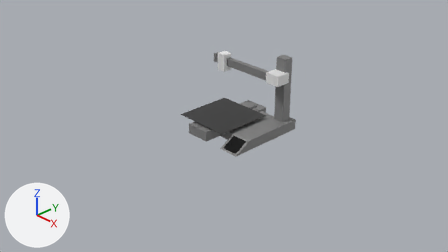
A saved change to the Blender file 3dModels/Printers/printerPrototype.blend.
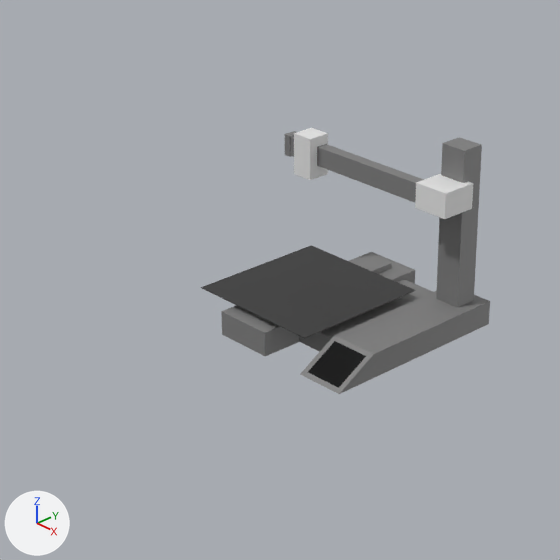
Old and new are each drawn from the file's camera 'Camera' and again close up on the part from 23% to 72% of the width and 0% to 88% of the height. The axes (+X, +Y, +Z) are drawn at lower left. The lights are the same throughout. The last two pictures show the newer version.

Before the edit, the objects in view are built like this:
```python
me_cube = bpy.data.meshes.new('Cube')
me_cube.from_pydata(...)  # 60 vertices, 58 faces; spans x -1.0..4.2, y -0.6..0.9, z -1.0..17.1
# faces by material slot: [57, 1]
me_cube.materials.append(mat_material)  # grey #7e7e7e
me_cube.materials.append(mat_lcd)  # black #000000
me_cube_001 = bpy.data.meshes.new('Cube.001')
me_cube_001.from_pydata(...)  # a box spanning x -2.7..2.66, y -0.62..0.61, z 2.03..2.11
me_cube_001.materials.append(mat_printing_bed)  # dark grey #353535
me_cube_002 = bpy.data.meshes.new('Cube.002')
me_cube_002.from_pydata(...)  # 28 vertices, 26 faces; spans x -3.09..4.0, y 0.47..0.74, z 11.53..14.01
# faces by material slot: [13, 13]
me_cube_002.materials.append(mat_material)  # grey #7e7e7e
me_cube_002.materials.append(mat_print_head)  # white #e7e7e7
me_cube_003 = bpy.data.meshes.new('Cube.003')
me_cube_003.from_pydata(...)  # 16 vertices, 14 faces; spans x -1.74..-1.0, y 0.46..0.64, z 10.29..14.74
me_cube_003.materials.append(mat_print_head)  # white #e7e7e7
ob_printerbed = bpy.data.objects.new('PrinterBed', me_cube_001)
ob_printerbed.location = (0.0, 0.0, 0.0)
ob_printerbed.scale = (0.203, 0.885, 0.0748)
ob_printerbody = bpy.data.objects.new('PrinterBody', me_cube)
ob_printerbody.location = (0.0, 0.0, 0.0)
ob_printerbody.scale = (0.229, 1.0, 0.0748)
ob_printerhothead = bpy.data.objects.new('PrinterHotHead', me_cube_003)
ob_printerhothead.location = (-0.137, -0.107, 0.0)
ob_printerhothead.scale = (0.229, 1.0, 0.0748)
ob_printerxaxys = bpy.data.objects.new('PrinterXAxys', me_cube_002)
ob_printerxaxys.location = (0.0, -0.07, 0.0)
ob_printerxaxys.scale = (0.229, 1.0, 0.0748)
```
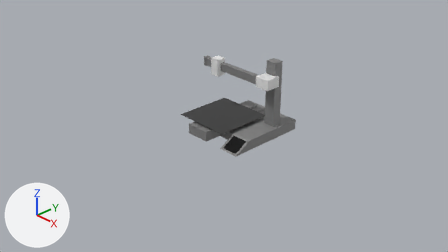
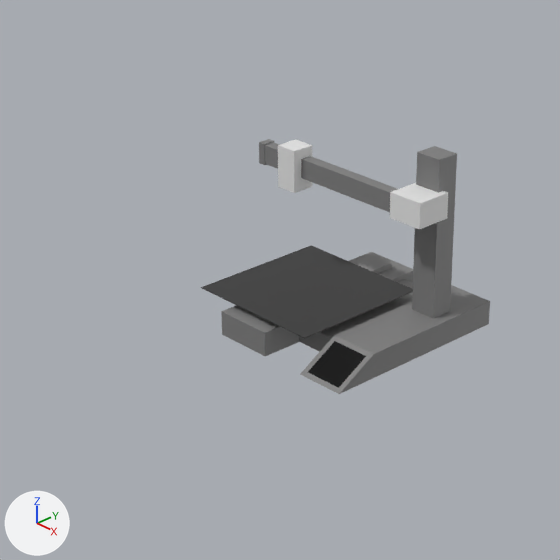
The newer file is also rescaled (x60.0), turned or shifted as a whole; pictures and numbers use the older file's frame.

What differs and where, as boxes [x1, y1, x2, y2] in the close-ups (560 x 560 px; the box of a moved part takes in the faces that stretch with it):
'PrinterBody', reshaped
    before: [221, 137, 490, 394]
    after: [221, 146, 490, 394]
'PrinterXAxys', moved
    before: [285, 131, 473, 219]
    after: [259, 139, 448, 229]
'PrinterHotHead', moved
    before: [294, 128, 328, 180]
    after: [278, 139, 312, 193]
part 1 of me_cube, moved or reshaped
    before: [409, 137, 482, 321]
    after: [409, 146, 481, 321]

What changed in the scene script:
```text
Change me_cube:
    where me_cube.from_pydata(...)  # 60 vertices, 58 faces; spans x -1.0..4.2, y -0.6..0.9, z -1.0..17.1
    used by ob_printerbody; location = (0.0, 0.0, 0.0); scale = (0.229, 1.0, 0.0748)
    me_cube part 1: all 10 vertices in x 2.5..4.2, y 0.5..0.8, z 1.4..17.1 are moved by (0.0, -0.3, 0.0)
Change me_cube_003:
    used by ob_printerhothead; location = (-0.137, -0.107, 0.0); scale = (0.229, 1.0, 0.0748)
    remove me_cube_003.from_pydata(...)  # 16 vertices, 14 faces; spans x -1.74..-1.0, y 0.46..0.64, z 10.29..14.74
    add me_cube_003.from_pydata(...)  # 16 vertices, 14 faces; spans x -1.29..-0.54, y 0.21..0.39, z 10.29..14.74
    me_cube_003 part 2: the whole mesh is moved by (0.45, -0.25, 0.0)
Change me_cube_002:
    used by ob_printerxaxys; location = (0.0, -0.07, 0.0); scale = (0.229, 1.0, 0.0748)
    remove me_cube_002.from_pydata(...)  # 28 vertices, 26 faces; spans x -3.09..4.0, y 0.47..0.74, z 11.53..14.01
    add me_cube_002.from_pydata(...)  # 28 vertices, 26 faces; spans x -3.09..4.0, y 0.21..0.49, z 11.53..14.01
    me_cube_002 part 3: the whole mesh is moved by (0.0, -0.25, 0.0)
```
